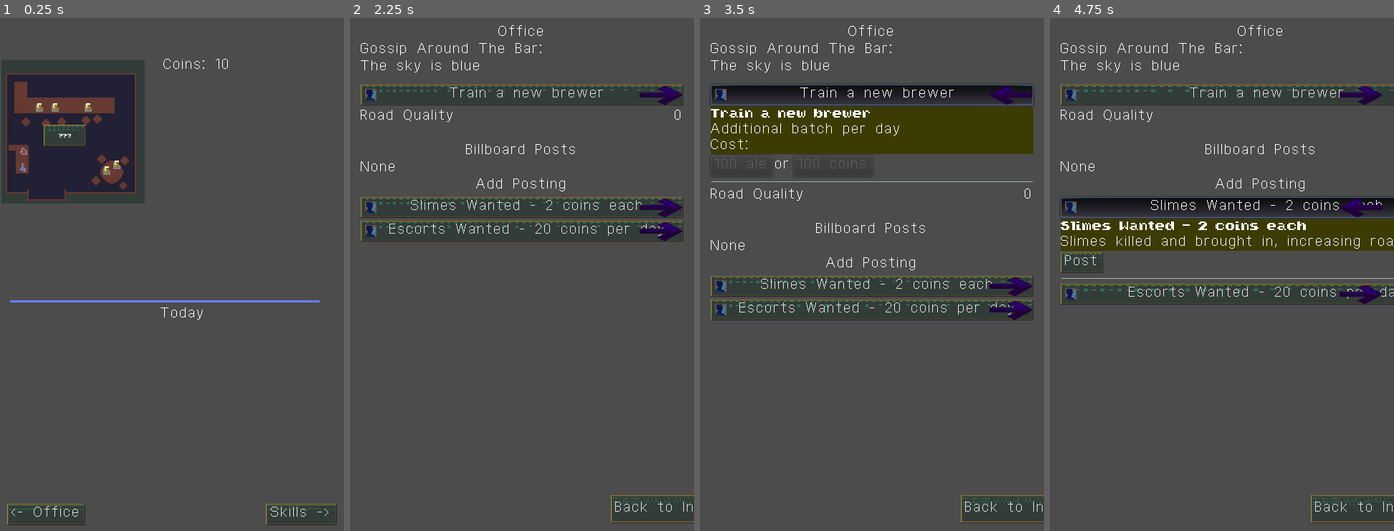
Above: before the commit, frames 1-4 (left to right).
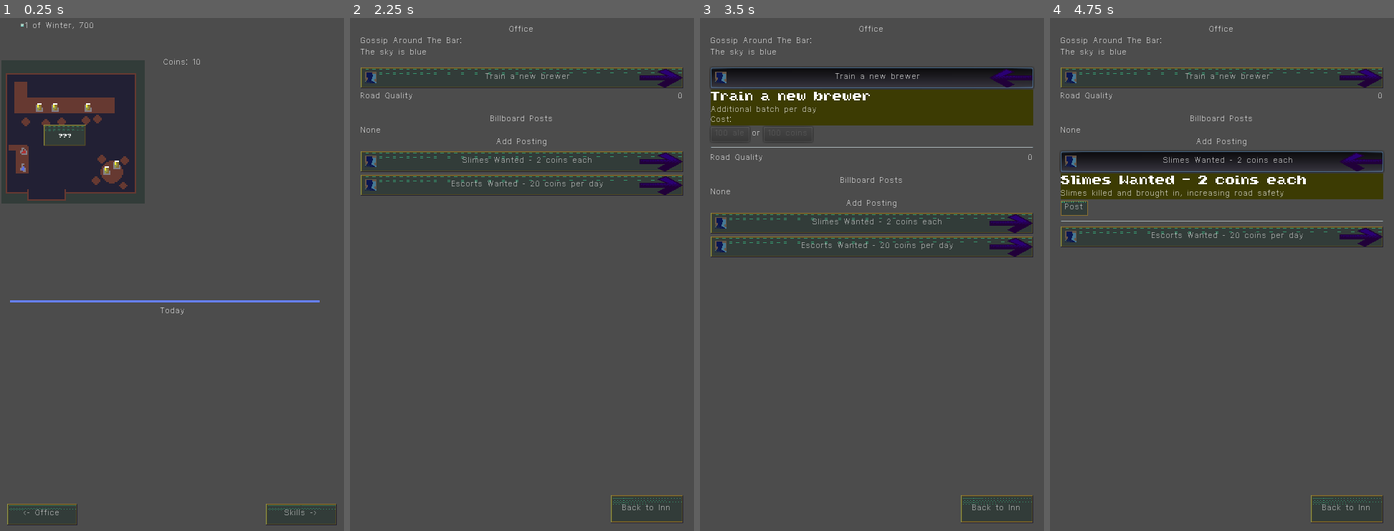
Above: after the commit, the same moments.

Repository: RoxT/InnKeeperUnlimited
Game: Godot game, scene res://Inn.tscn
Two runs of this game, one before a commit and one after it. Both use one fixed random seed, a clock stepped at 60 frames per second and the inputs below.
Inputs:
- Up to frame 1 (0.25 s): no input
- Up to frame 2 (2.25 s): click "Skills ->" at 0.5 s; click "Back to Inn" at 1.25 s; click "<- Office" at 2 s
- Up to frame 3 (3.5 s): click "Train a new brewer" at 2.75 s
- Up to frame 4 (4.75 s): click "Train a new brewer" at 3.5 s; click "Slimes Wanted - 2 coins each" at 4.25 s

The runs differ from the first frame. In frame 1, 0.5% of the frame differs, in the area x 3-96%, y 0-99%; in frame 2, 23%; in frame 3, 29%; in frame 4, 30%, in the area x 2-100%, y 1-99%.

Commit message:
seasons

Diff:
--- a/project/Inn.tscn
+++ b/project/Inn.tscn
@@ -10,6 +10,9 @@
 [ext_resource path="res://textures/ale.png" type="Texture" id=8]
 [ext_resource path="res://textures/button_anim2.png" type="Texture" id=9]
 [ext_resource path="res://textures/button_anim1.png" type="Texture" id=10]
+[ext_resource path="res://textures/fourxfour.png" type="Texture" id=11]
+[ext_resource path="res://resources/header.tres" type="Theme" id=12]
+[ext_resource path="res://textures/seasons/seasons.tres" type="Theme" id=13]
 
 [sub_resource type="AnimatedTexture" id=1]
 flags = 4
@@ -18,6 +21,46 @@
 frame_0/texture = ExtResource( 10 )
 frame_1/texture = ExtResource( 9 )
 frame_1/delay_sec = 0.0
+
+[sub_resource type="Animation" id=2]
+resource_name = "wipe"
+length = 4.0
+tracks/0/type = "value"
+tracks/0/path = NodePath("Panel:modulate")
+tracks/0/interp = 1
+tracks/0/loop_wrap = true
+tracks/0/imported = false
+tracks/0/enabled = true
+tracks/0/keys = {
+"times": PoolRealArray( 0, 0.5, 2, 3.5, 4 ),
+"transitions": PoolRealArray( 1, 1, 3.86375, 0.170755, 1 ),
+"update": 0,
+"values": [ Color( 0, 0, 0, 0 ), Color( 0, 0, 0, 1 ), Color( 1, 1, 1, 1 ), Color( 0, 0, 0, 1 ), Color( 0, 0, 0, 0 ) ]
+}
+tracks/1/type = "value"
+tracks/1/path = NodePath("Label:modulate")
+tracks/1/interp = 1
+tracks/1/loop_wrap = true
+tracks/1/imported = false
+tracks/1/enabled = true
+tracks/1/keys = {
+"times": PoolRealArray( 0, 0.5, 3.5, 4 ),
+"transitions": PoolRealArray( 1, 1, 1, 1 ),
+"update": 0,
+"values": [ Color( 1, 1, 1, 0 ), Color( 1, 1, 1, 1 ), Color( 1, 1, 1, 1 ), Color( 1, 1, 1, 0 ) ]
+}
+tracks/2/type = "value"
+tracks/2/path = NodePath(".:visible")
+tracks/2/interp = 1
+tracks/2/loop_wrap = true
+tracks/2/imported = false
+tracks/2/enabled = true
+tracks/2/keys = {
+"times": PoolRealArray( 0, 4 ),
+"transitions": PoolRealArray( 1, 1 ),
+"update": 1,
+"values": [ true, false ]
+}
 
 [node name="SceneController" type="Node"]
 script = ExtResource( 1 )
@@ -208,6 +251,40 @@
 expand = true
 stretch_mode = 4
 
+[node name="Date" type="Label" parent="Inn"]
+margin_left = 35.0
+margin_top = 10.0
+margin_right = 130.0
+margin_bottom = 18.0
+text = "10th of Summer"
+
+[node name="Sprite" type="Sprite" parent="Inn/Date"]
+position = Vector2( -4, 2 )
+texture = ExtResource( 11 )
+hframes = 4
+vframes = 4
+frame = 3
+
+[node name="Season" type="CanvasLayer" parent="."]
+layer = 100
+visible = false
+
+[node name="Panel" type="Panel" parent="Season"]
+anchor_right = 1.0
+anchor_bottom = 1.0
+theme = ExtResource( 13 )
+
+[node name="Label" type="Label" parent="Season"]
+margin_left = 202.0
+margin_top = 75.0
+margin_right = 284.0
+margin_bottom = 91.0
+theme = ExtResource( 12 )
+text = "Summer"
+
+[node name="SeasonPlayer" type="AnimationPlayer" parent="Season"]
+anims/wipe = SubResource( 2 )
+
 [connection signal="pressed" from="Inn/buttons/ale" to="Inn" method="_on_ale_pressed"]
 [connection signal="pressed" from="Inn/buttons/potion" to="Inn" method="_on_potion_pressed"]
 [connection signal="pressed" from="Inn/buttons/rest" to="Inn" method="_on_rest_pressed"]
--- a/project/Office.tscn
+++ b/project/Office.tscn
@@ -13,7 +13,7 @@
 potions = 0
 hp = 0
 patrons = 3
-turns = 0
+turns = 1
 brewers = 1
 slime_density = 1.0
 active_posts = [ 1 ]
@@ -37,83 +37,83 @@
 
 [node name="Title" type="Label" parent="MarginContainer/HBox"]
 margin_right = 450.0
-margin_bottom = 32.0
+margin_bottom = 8.0
 text = "Office"
 align = 1
 
 [node name="GossipLabel" type="Label" parent="MarginContainer/HBox"]
-margin_top = 40.0
+margin_top = 16.0
 margin_right = 450.0
-margin_bottom = 72.0
+margin_bottom = 24.0
 text = "Gossip Around The Bar:"
 
 [node name="BarGossip" type="VBoxContainer" parent="MarginContainer/HBox"]
-margin_top = 80.0
+margin_top = 32.0
 margin_right = 450.0
-margin_bottom = 80.0
+margin_bottom = 32.0
 
 [node name="BuffsList" type="VBoxContainer" parent="MarginContainer/HBox"]
-margin_top = 88.0
+margin_top = 40.0
 margin_right = 450.0
-margin_bottom = 120.0
+margin_bottom = 48.0
 
 [node name="NoAleLabel" type="Label" parent="MarginContainer/HBox/BuffsList"]
 margin_right = 450.0
-margin_bottom = 32.0
+margin_bottom = 8.0
 text = "No ale (fewer patrons)"
 
 [node name="BrewerAction" parent="MarginContainer/HBox" instance=ExtResource( 2 )]
-margin_top = 128.0
+margin_top = 56.0
 margin_right = 450.0
-margin_bottom = 331.0
+margin_bottom = 171.0
 
 [node name="HBox" type="HBoxContainer" parent="MarginContainer/HBox"]
-margin_top = 339.0
+margin_top = 179.0
 margin_right = 450.0
-margin_bottom = 371.0
+margin_bottom = 187.0
 
 [node name="RoadLabel" type="Label" parent="MarginContainer/HBox/HBox"]
-margin_right = 144.0
-margin_bottom = 32.0
+margin_right = 80.0
+margin_bottom = 8.0
 text = "Road Quality "
 
 [node name="RoadScore" type="Label" parent="MarginContainer/HBox/HBox"]
-margin_left = 148.0
+margin_left = 84.0
 margin_right = 450.0
-margin_bottom = 32.0
+margin_bottom = 8.0
 size_flags_horizontal = 3
 text = "0/50"
 align = 2
 
 [node name="BuffsLabel" type="Label" parent="MarginContainer/HBox"]
-margin_top = 379.0
+margin_top = 195.0
 margin_right = 450.0
-margin_bottom = 411.0
+margin_bottom = 203.0
 
 [node name="TitleB" type="Label" parent="MarginContainer/HBox"]
-margin_top = 419.0
+margin_top = 211.0
 margin_right = 450.0
-margin_bottom = 451.0
+margin_bottom = 219.0
 text = "Billboard Posts"
 align = 1
 
 [node name="Posted" type="VBoxContainer" parent="MarginContainer/HBox"]
-margin_top = 459.0
+margin_top = 227.0
 margin_right = 450.0
-margin_bottom = 459.0
+margin_bottom = 227.0
 script = ExtResource( 4 )
 
 [node name="TitleP" type="Label" parent="MarginContainer/HBox"]
-margin_top = 467.0
+margin_top = 235.0
 margin_right = 450.0
-margin_bottom = 499.0
+margin_bottom = 243.0
 text = "Add Posting"
 align = 1
 
 [node name="Unposted" type="VBoxContainer" parent="MarginContainer/HBox"]
-margin_top = 507.0
+margin_top = 251.0
 margin_right = 450.0
-margin_bottom = 507.0
+margin_bottom = 251.0
 script = ExtResource( 4 )
 
 [node name="BackToInn" type="Button" parent="."]
--- a/project/office/trainee_action.tscn
+++ b/project/office/trainee_action.tscn
@@ -15,8 +15,9 @@
 potions = 0
 hp = 0
 patrons = 3
-turns = 0
+turns = 1
 brewers = 1
+slime_density = 1.0
 active_posts = [  ]
 
 [node name="VBoxContainer" type="VBoxContainer"]
@@ -41,7 +42,7 @@
 [node name="Dialog_VBox" type="VBoxContainer" parent="."]
 margin_top = 33.0
 margin_right = 224.0
-margin_bottom = 133.0
+margin_bottom = 115.0
 
 [node name="Title" type="Label" parent="Dialog_VBox"]
 margin_right = 224.0
@@ -53,44 +54,44 @@
 [node name="Larger" type="Label" parent="Dialog_VBox"]
 margin_top = 22.0
 margin_right = 224.0
-margin_bottom = 38.0
+margin_bottom = 32.0
 theme = ExtResource( 6 )
 text = "Additional batch per day"
 
 [node name="Cost" type="Label" parent="Dialog_VBox"]
-margin_top = 42.0
+margin_top = 36.0
 margin_right = 224.0
-margin_bottom = 58.0
+margin_bottom = 46.0
 theme = ExtResource( 6 )
 text = "Cost:"
 
 [node name="Options" type="HBoxContainer" parent="Dialog_VBox"]
-margin_top = 62.0
+margin_top = 50.0
 margin_right = 224.0
-margin_bottom = 89.0
+margin_bottom = 71.0
 
 [node name="Ale100Btn" type="Button" parent="Dialog_VBox/Options"]
-margin_right = 59.0447
-margin_bottom = 27.0
+margin_right = 54.0447
+margin_bottom = 21.0
 text = "100 ale"
 
 [node name="Or" type="Label" parent="Dialog_VBox/Options"]
-margin_left = 63.0
+margin_left = 58.0
 margin_top = 6.0
-margin_right = 76.0
-margin_bottom = 20.0
+margin_right = 70.0
+margin_bottom = 14.0
 text = "or"
 
 [node name="Coin100Btn" type="Button" parent="Dialog_VBox/Options"]
-margin_left = 80.0
-margin_right = 154.045
-margin_bottom = 27.0
+margin_left = 74.0
+margin_right = 142.045
+margin_bottom = 21.0
 text = "100 coins"
 
 [node name="HSeparator" type="HSeparator" parent="Dialog_VBox"]
-margin_top = 93.0
+margin_top = 75.0
 margin_right = 224.0
-margin_bottom = 100.0
+margin_bottom = 82.0
 custom_constants/separation = 7
 
 [connection signal="toggled" from="OfficeAction" to="." method="_on_OfficeAction_toggled"]
--- /dev/null
+++ b/project/resources/header.tres
@@ -0,0 +1,20 @@
+[gd_resource type="Theme" load_steps=2 format=2]
+
+[ext_resource path="res://resources/tinierBold.tres" type="DynamicFont" id=1]
+
+[resource]
+default_font = ExtResource( 1 )
+Label/fonts/font = ExtResource( 1 )
+RichTextLabel/colors/default_color = Color( 1, 1, 1, 1 )
+RichTextLabel/colors/font_color_selected = Color( 0.49, 0.49, 0.49, 1 )
+RichTextLabel/colors/font_color_shadow = Color( 0, 0, 0, 0 )
+RichTextLabel/colors/selection_color = Color( 0.1, 0.1, 1, 0.8 )
+RichTextLabel/constants/line_separation = 1
+RichTextLabel/constants/shadow_as_outline = 0
+RichTextLabel/constants/shadow_offset_x = 1
+RichTextLabel/constants/shadow_offset_y = 1
+RichTextLabel/constants/table_hseparation = 3
+RichTextLabel/constants/table_vseparation = 3
+RichTextLabel/fonts/normal_font = ExtResource( 1 )
+RichTextLabel/styles/focus = null
+RichTextLabel/styles/normal = null
--- a/project/resources/office_translations.csv
+++ b/project/resources/office_translations.csv
@@ -7,3 +7,7 @@
 RANDOM3,So and so is becoming an adventurer
 SLIMES_WANTED,Local tavern is paying for slimes
 ESCORTS_WANTED,Local tavern offering to escort travellers
+SPRING,Spring
+SUMMER,Summer
+FALL,Fall
+WINTER,Winter
--- a/project/resources/roxato.tres
+++ b/project/resources/roxato.tres
@@ -3,4 +3,5 @@
 [ext_resource path="res://resources/Roxato.ttf" type="DynamicFontData" id=1]
 
 [resource]
+size = 8
 font_data = ExtResource( 1 )
--- a/project/scripts/SaveGameR.gd
+++ b/project/scripts/SaveGameR.gd
@@ -13,7 +13,7 @@
 export var potions = 0
 export var hp := 0
 export var patrons := 3
-export var turns := 0 setget set_turns
+export var turns := 1 setget set_turns
 export var brewers := 1
 export(float, 1.0) var slime_density := 1.0 setget set_slime_density
 export var active_posts := []
@@ -34,3 +34,28 @@
 
 func set_slime_density(value:float):
 	slime_density = clamp(slime_density, 0, 1.0)
+
+
+class DATE:
+	var season:int
+	var day:int
+	var year:int
+	const DAYS_PER_SEASON := 10
+	func _init(turn:int):
+		var date = turn % 40 + 1
+		if date <= 10:
+			season = S.seasons.WINTER
+		elif date <= 20:
+			season = S.seasons.SPRING
+		elif date <= 30:
+			season = S.seasons.SUMMER
+		elif date <= 40:
+			season = S.seasons.FALL
+		day = turn % 40 % DAYS_PER_SEASON + 1
+		year = 700 + int(turn/40)
+
+	func get_date_string()->String:
+		return str(day) + " of " + tr(get_season_label()) + ", " + str(year)
+
+	func get_season_label()->String:
+		return S.seasons.keys()[season]
--- a/project/scripts/SceneController.gd
+++ b/project/scripts/SceneController.gd
@@ -1,6 +1,7 @@
 extends Node
 
 onready var inn := $Inn
+onready var season := $Season
 onready var dialog:Node =  preload("res://DialogScene.tscn").instance()
 onready var skills := preload("res://skills/UISkills.tscn").instance()
 onready var office := preload("res://Office.tscn").instance()
@@ -28,6 +29,7 @@
 			push_error(str(err))
 	inn.batch = skills.get_batch_sizes()
 	inn.game = save_game
+	inn.update_stock()
 	office.game = save_game
 
 func new_game():
@@ -57,6 +59,12 @@
 func _on_time_passed():
 	if S.ale_penalty > 0: S.ale_penalty -= 1
 	office.pass_time()
+
+	var date := save_game.DATE.new(save_game.turns)
+	if date.day == 1:
+		season.get_node("Panel").theme_type_variation = date.get_season_label()
+		season.get_node("Label").text = tr(date.get_season_label())
+		season.get_node("SeasonPlayer").play("wipe")
 
 func on_no_ale():
 	S.ale_penalty = 10
--- a/project/scripts/Stats.gd
+++ b/project/scripts/Stats.gd
@@ -23,6 +23,13 @@
 enum postings {
 	SLIMES_WANTED,
 	ESCORTS_WANTED
+}
+
+enum seasons {
+	WINTER,
+	SPRING,
+	FALL
+	SUMMER
 }
 
 var staff = {
--- a/project/scripts/scenes/Inn.gd
+++ b/project/scripts/scenes/Inn.gd
@@ -135,6 +135,9 @@
 	$buttons/potion.disabled = game.coins < 2 || game.slimes <= 1 || game.hp <= 0
 	$stock/coins.text = "Coins: " + str(game.coins)
 	$stock/ale.text = "Ale: " + str(game.ale)
+	var date := game.DATE.new(game.turns)
+	$Date.text = date.get_date_string()
+	$Date/Sprite.frame = date.season
 
 func adjust_children(amt:int, node: Position2D, tex:Texture):
 	var current := node.get_child_count()
--- /dev/null
+++ b/project/textures/seasons/seasons.tres
@@ -0,0 +1,37 @@
+[gd_resource type="Theme" load_steps=10 format=2]
+
+[ext_resource path="res://textures/seasons/erbario-00005.jpeg" type="Texture" id=1]
+[ext_resource path="res://textures/seasons/erbario-00028.jpeg" type="Texture" id=2]
+[ext_resource path="res://textures/seasons/erbario-00021.jpeg" type="Texture" id=3]
+[ext_resource path="res://textures/seasons/erbario-00056.jpeg" type="Texture" id=4]
+
+[sub_resource type="StyleBoxTexture" id=3]
+texture = ExtResource( 2 )
+region_rect = Rect2( 0, 0, 700, 904 )
+
+[sub_resource type="StyleBoxTexture" id=2]
+texture = ExtResource( 3 )
+region_rect = Rect2( 0, 0, 600, 546 )
+
+[sub_resource type="StyleBoxTexture" id=4]
+texture = ExtResource( 4 )
+region_rect = Rect2( 0, 0, 600, 864 )
+
+[sub_resource type="StyleBoxTexture" id=6]
+texture = ExtResource( 1 )
+region_rect = Rect2( 0, 0, 600, 687 )
+
+[sub_resource type="StyleBoxTexture" id=5]
+texture = ExtResource( 3 )
+region_rect = Rect2( 0, 0, 525, 546 )
+
+[resource]
+FALL/base_type = "Panel"
+FALL/styles/panel = SubResource( 3 )
+Panel/styles/panel = SubResource( 2 )
+SPRING/base_type = "Panel"
+SPRING/styles/panel = SubResource( 4 )
+SUMMER/base_type = "Panel"
+SUMMER/styles/panel = SubResource( 6 )
+WINTER/base_type = "Panel"
+WINTER/styles/panel = SubResource( 5 )
Not shown: 1 places in project/Inn.tscn that only renumber resources
Binary file added: project/aseprites/fourxfour.aseprite
Binary file changed: project/resources/office_translations.en.translation
Binary file added: project/textures/fourxfour.png
Not shown, added: project/textures/fourxfour.png.import
Not shown, added: project/textures/seasons/SUMMER.jpeg.import
Binary file added: project/textures/seasons/erbario-00005.jpeg
Not shown, added: project/textures/seasons/erbario-00005.jpeg.import
Binary file added: project/textures/seasons/erbario-00021.jpeg
Not shown, added: project/textures/seasons/erbario-00021.jpeg.import
Binary file added: project/textures/seasons/erbario-00028.jpeg
Not shown, added: project/textures/seasons/erbario-00028.jpeg.import
(and 2 more such lines)
